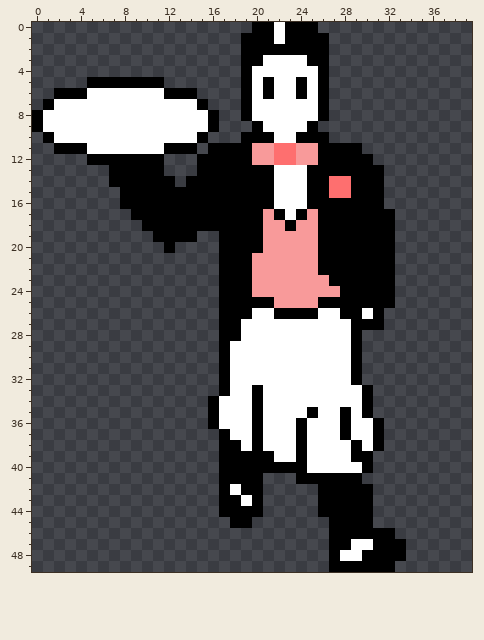
Pixel-art sprite -- trunk/LarryTheDishGuy/data/waiter02_step02.png. The first picture shows the starting point.
The file is 40x50 pixels. Colours within 5 levels of each other are drawn and written as one.
The same view after the edit:
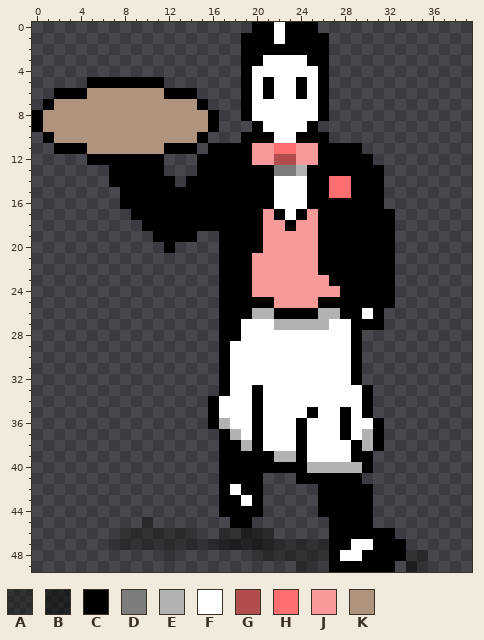
Palette (. is transparent): A #0000004d  B #00000083  C #000000  D #7c7c7c  E #b2b2b2  F #ffffff  G #b14d4d  H #fe6f6f  J #f89a9a  K #b0937c
Difference:
Changed rows in their new state; - is an unchanged pixel.
first column x 1:
 6 ----KKKKKKK-------------
 7 -KKKKKKKKKKKKK----------
 8 KKKKKKKKKKKKKKK---------
 9 KKKKKKKKKKKKKKK---------
10 -KKKKKKKKKKKKK----------
11 ----KKKKKKK-------------
12 ---------------------GG-
13 ---------------------DDE
first column x 20:
26 EE----EE
27 --EEEEE-
first column x 17:
36 E-------------
37 -E-----------E
38 --E----------E
39 -----EE-------
40 --------EEEEE-
first column x 7:
45 ---A-------------------------
46 -AAAAAAA--AABBA--------------
47 AAAAAAAAAABBBBBAAAAA---------
48 -----A-------AAAAAAA-------AA
49 -----------------AA--------BA
Where, in picture pixels (left, top, right, bottom), the same in both pictures:
changed: (43, 88, 208, 154)
changed: (274, 154, 307, 176)
changed: (252, 308, 340, 330)
changed: (219, 418, 373, 473)
added: (109, 517, 329, 572)
added: (406, 550, 428, 572)
